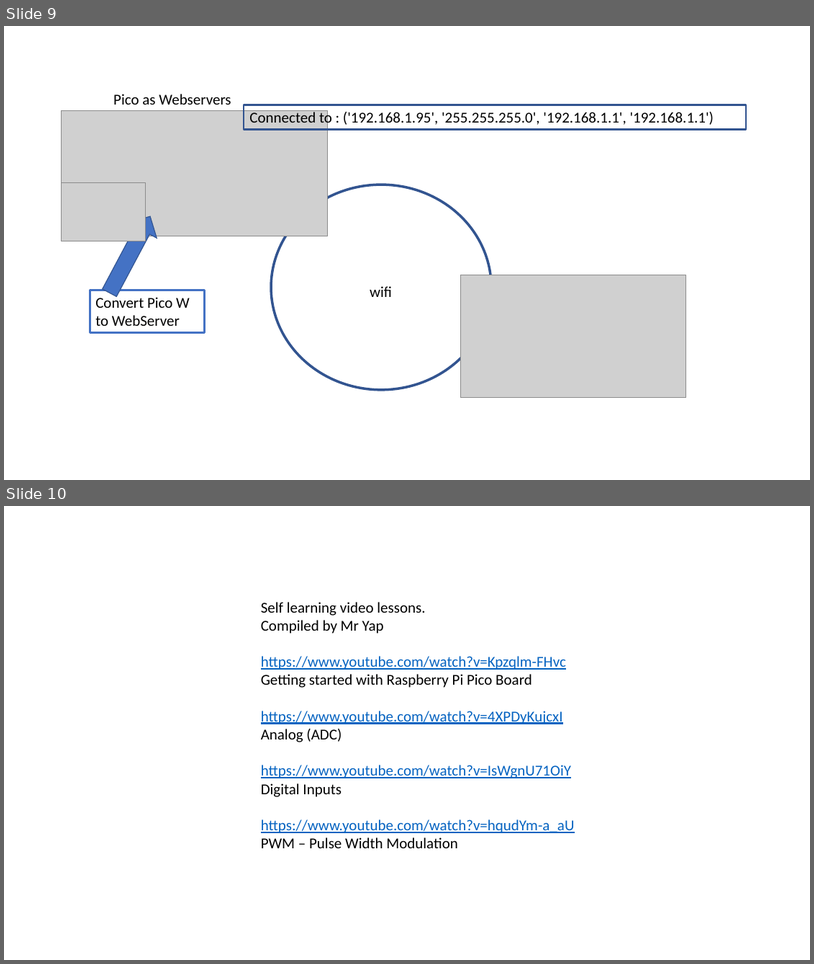
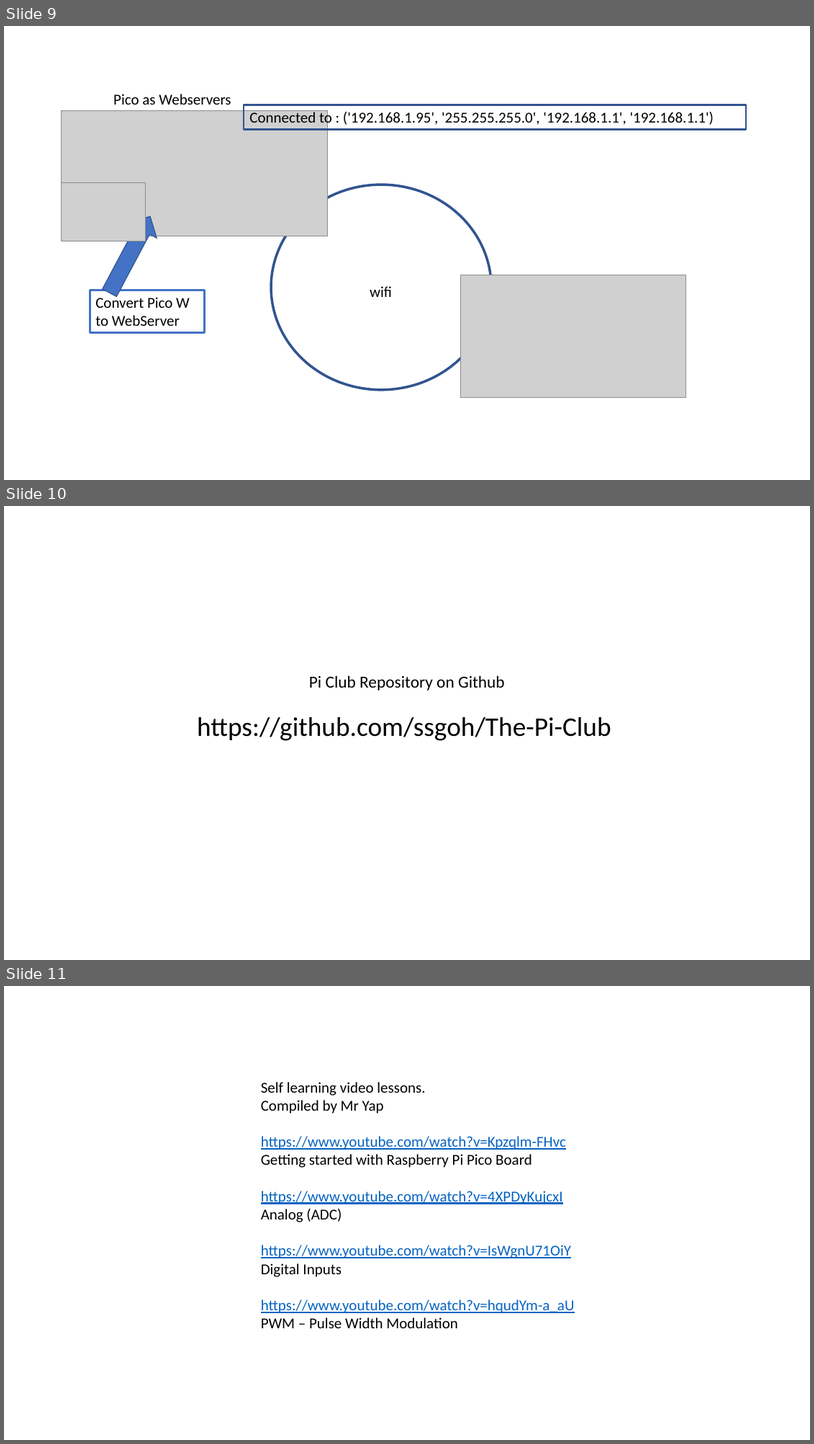
Before and after one commit to ssgoh/The-Pi-Club, a slide deck: Club Meetings 2023/Meeting 01 - Jan 8 2023/Lesson.pptm. Shown one above the other, each under a label of ours: slides 9 and 10 before the commit, slides 9, 10 and 11 after it. The pictures are 814x964 and 814x1444 pixels, drawn with LibreOffice and Linux fonts; fonts in the diff are those of the drawing; grey boxes stand for pictures. Boxes give left, top, right and bottom in pixels: in the first picture for what was removed or moved away, otherwise in the second. Text is boxed around its words. In the diff, an @@ line names an element or a change of style, - is before the commit and + after.

```diff
--- a/Club Meetings 2023/Meeting 01 - Jan 8 2023/Lesson.pptm
+++ b/Club Meetings 2023/Meeting 01 - Jan 8 2023/Lesson.pptm
@@ slide 10 added at (4,506,810,960), background #FFFFFF @@
@@ text added at (197,675,612,741), 32 pt, text #000000 @@
+Pi Club Repository on Github
+https://github.com/ssgoh/The-Pi-Club
@@ what was slide 10 is now slide 11 @@
```
Also in this commit, not shown: 1 slide changed.
